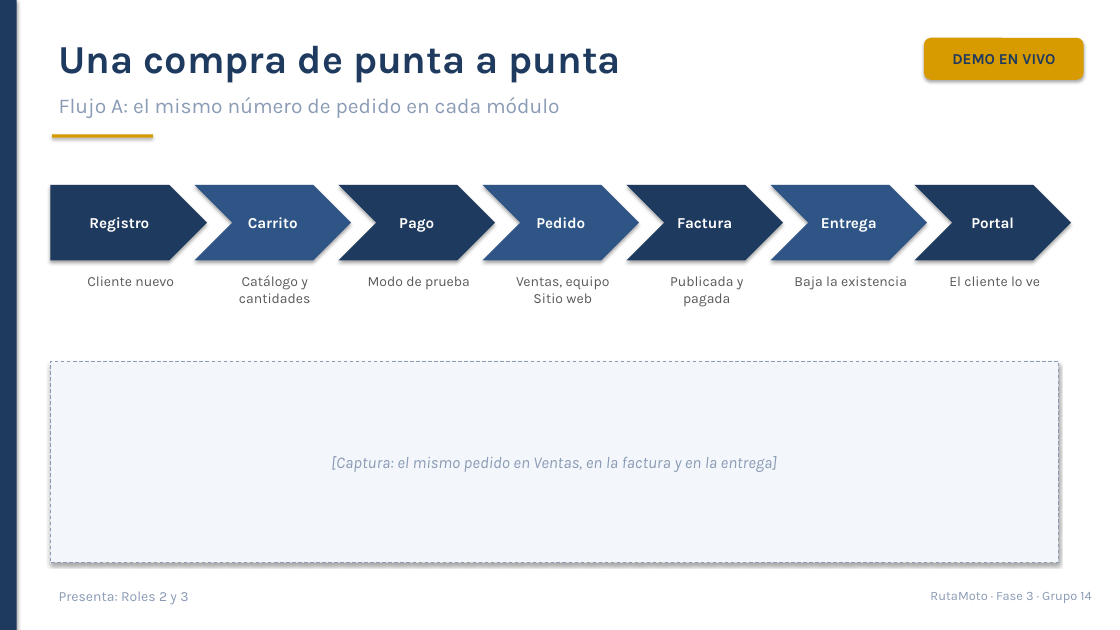
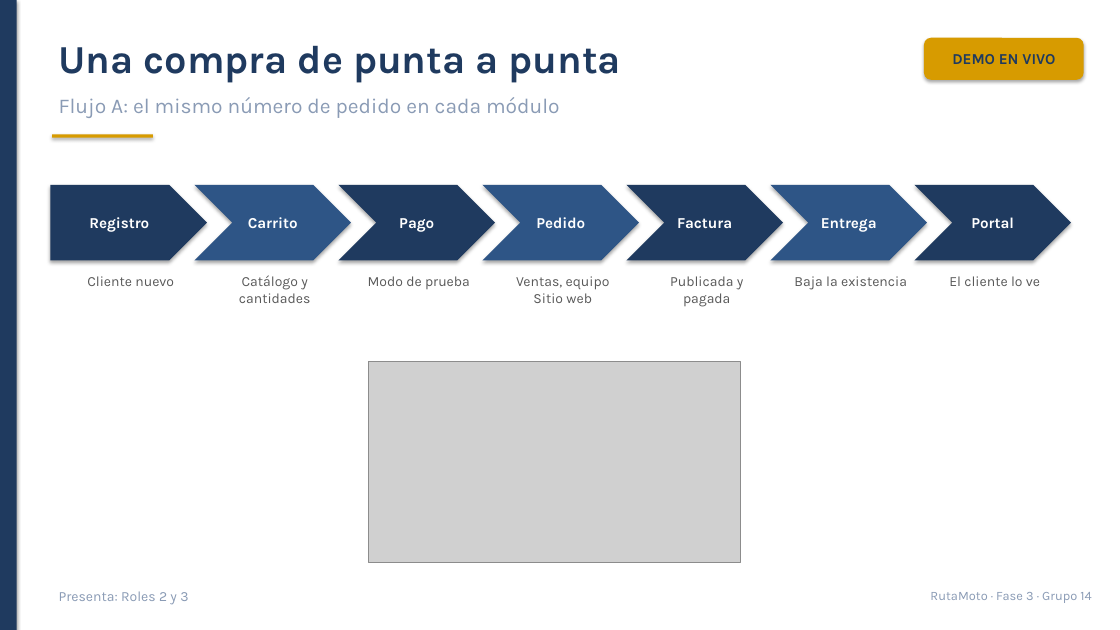
Before and after one commit to Santiago78op/SOG-G14-Proyecto, a slide deck: slide 5 of Entrega_Fase3_Grupo14/5_Presentacion/Presentacion_Fase3_Grupo14.pptx. Drawn at 1120x630 pixels with LibreOffice and Linux fonts; fonts in the diff are those of the drawing; grey boxes stand for pictures. Boxes give left, top, right and bottom in pixels: in the first picture for what was removed or moved away, otherwise in the second. Text is boxed around its words. In the diff, an @@ line names an element or a change of style, - is before the commit and + after.

Commit message:
Fase 3: informe final consolidado, MU-05, reportes BI y paquete de entrega
- Informe final de 55 paginas con las 16 secciones de los cuatro integrantes,
  indice con numeros de pagina, 39 figuras y 9 tablas, sin marcadores pendientes
- Secciones 4.2, 11, 12, 14, 15 y 16 redactadas con los numeros de cierre leidos
  de la instancia: 63 pedidos por Q 21,366.00, ticket Q 339.14, recompra 29.8 %,
  entregas en menos de 24 h 90.2 %, cero productos en quiebre
- MU-05 armado con la evidencia de los casos WEB; MU-06 limpiado y renombrado;
  los tres manuales unidos en un solo PDF
- Capturas de los seis reportes de inteligencia de negocios en 6_Reportes_BI
- Presentacion completada: capturas en lugar de los recuadros y los resultados
  en las tablas de indicadores y de casos
- LEEME_PRIMERO con la guia del paquete y la direccion del prototipo

```diff
--- a/Entrega_Fase3_Grupo14/5_Presentacion/Presentacion_Fase3_Grupo14.pptx
+++ b/Entrega_Fase3_Grupo14/5_Presentacion/Presentacion_Fase3_Grupo14.pptx
@@ rectangle removed at bbox=[50, 361, 1059, 563] @@
-[Captura: el mismo pedido en Ventas, en la factura y en la entrega]
@@ picture added at bbox=[369, 361, 741, 563] @@
```
Also in this commit, not shown: 8 other slides changed, 26 other files.
